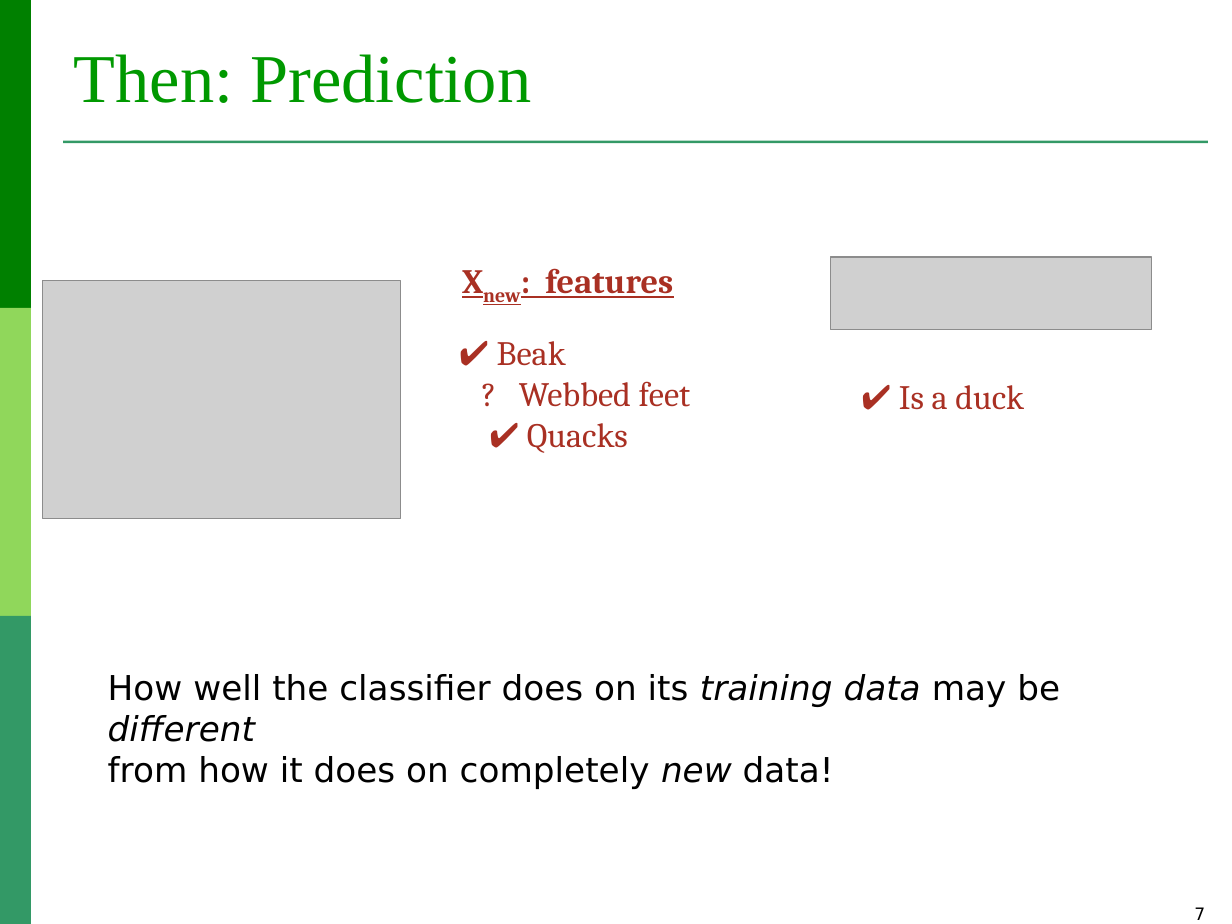
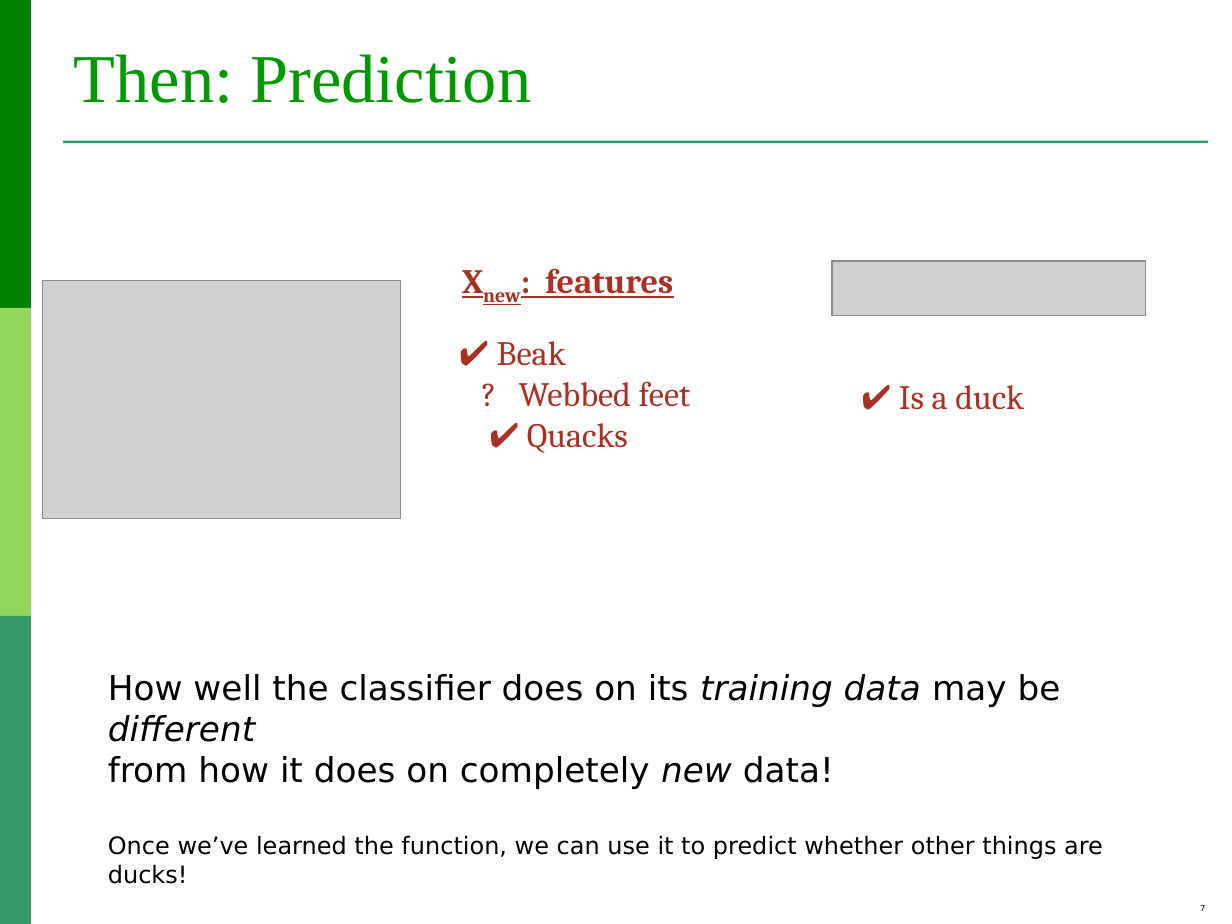
Before and after one commit to lauradiosan/DS-UBB, a slide deck: slide 7 of 2024-2025/lectures/ML_regression.ppt. Drawn at 1232x924 pixels with LibreOffice and Linux fonts; fonts in the diff are those of the drawing; grey boxes stand for pictures. Boxes give left, top, right and bottom in pixels: in the first picture for what was removed or moved away, otherwise in the second. Text is boxed around its words. In the diff, an @@ line names an element or a change of style, - is before the commit and + after.

```diff
--- a/2024-2025/lectures/ML_regression.ppt
+++ b/2024-2025/lectures/ML_regression.ppt
@@ picture: place and size @@
-picture at (830,257,1152,330)
+picture at (832,261,1146,315)
@@ text at (108,835,1103,884): paragraph added @@
+Once we’ve learned the function, we can use it to predict whether other things are ducks!
@@ page number at (1200,905,1205,911): size 10 to 4.8 pt @@
```
Also in this commit, not shown: 18 other slides changed, 11 other files.
